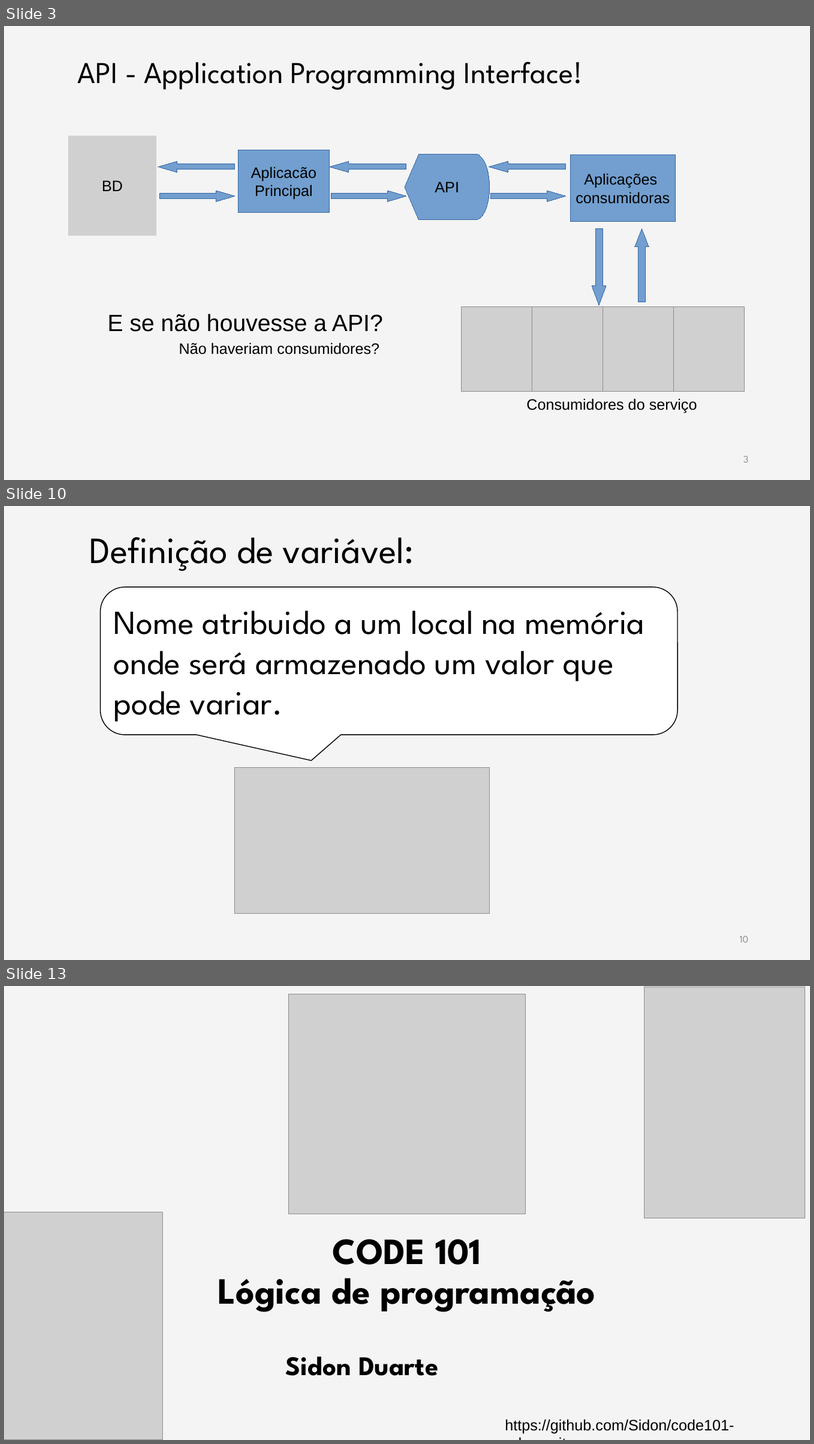
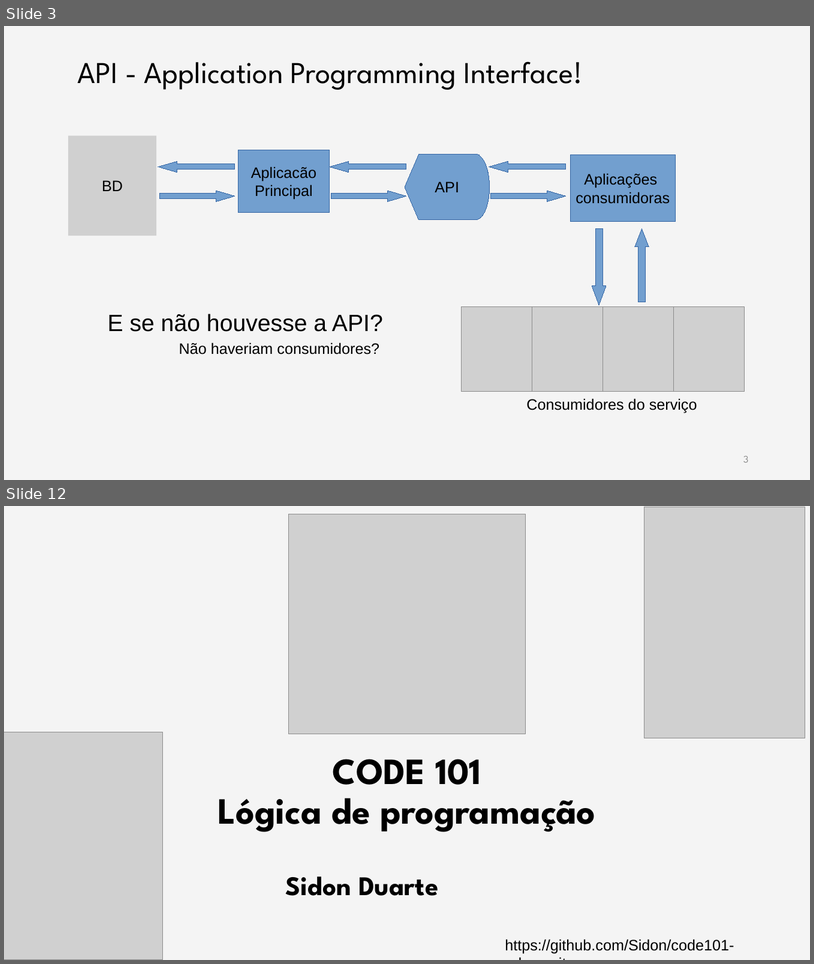
Before and after one commit to rodrisg/code101-edevo, a slide deck: aula3/aula3.odp. Shown one above the other, each under a label of ours: slides 3, 10 and 13 before the commit, slides 3 and 12 after it; the slides between them are not shown. The pictures are 814x1444 and 814x964 pixels, drawn with LibreOffice and Linux fonts; fonts in the diff are those of the drawing; grey boxes stand for pictures; background and template pictures are left out. Boxes give left, top, right and bottom in pixels: in the first picture for what was removed or moved away, otherwise in the second. Text is boxed around its words. In the diff, an @@ line names an element or a change of style, - is before the commit and + after.

```diff
--- a/aula3/aula3.odp
+++ b/aula3/aula3.odp
@@ slide 10 removed at (4, 506, 810, 960), background #FFFFFF; not listed: 1 template element that a slide beside it also shows @@
@@ title removed at (89, 537, 414, 571) @@
-Definição de variável:
@@ rounded speech box removed at (100, 587, 678, 735) @@
-Nome atribuido a um local na memória onde será armazenado um valor que pode variar.
@@ picture removed at (235, 768, 490, 913) @@
@@ page number removed at (740, 936, 749, 942) @@
-10
@@ what was slide 13 is now slide 12 @@
```
Also in this commit, not shown: 3 slides changed, 7 slides added, 7 other slides removed, 3 other files.
